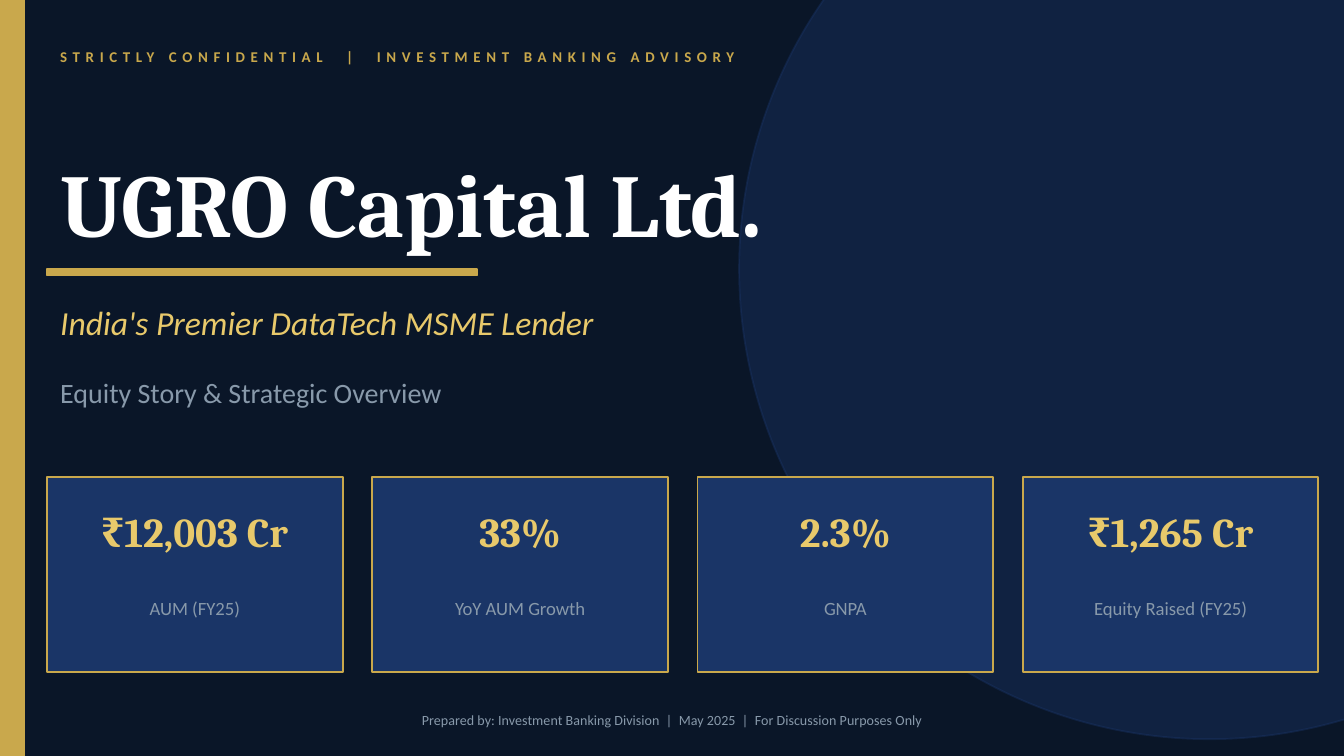
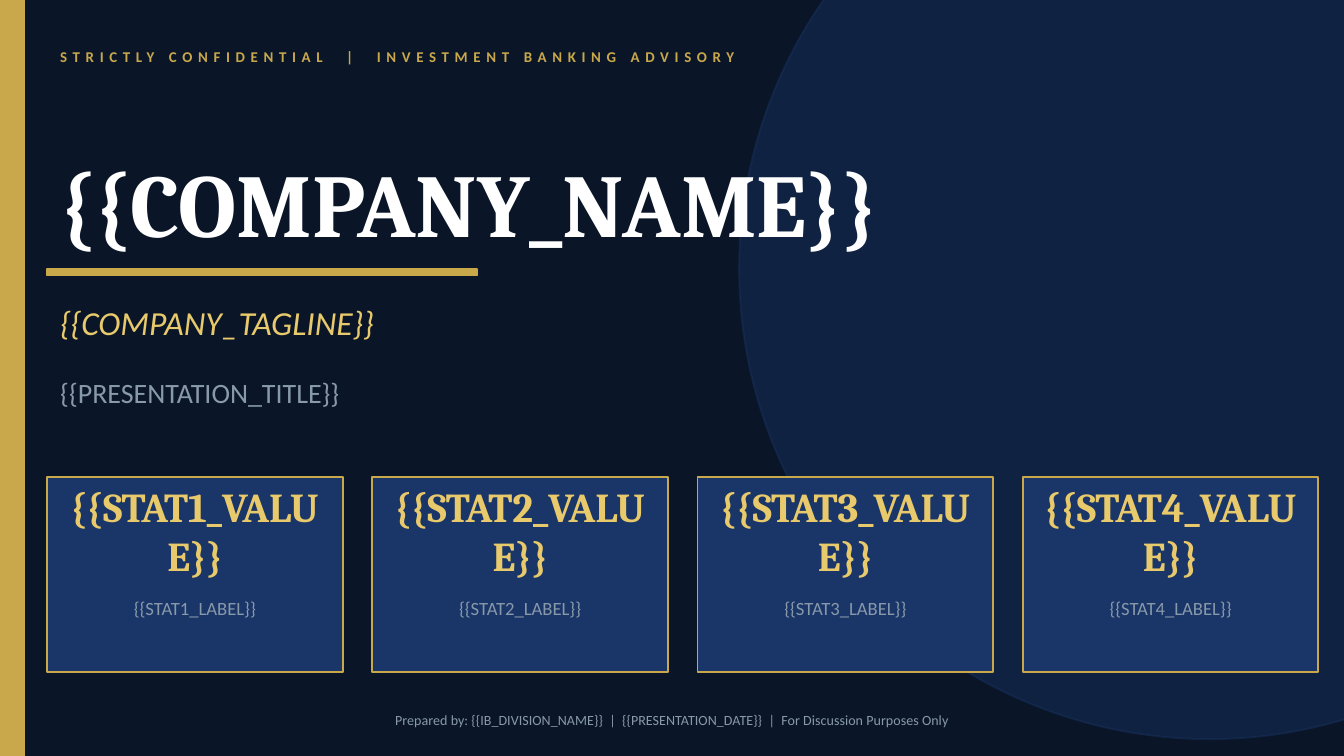
Before and after one commit to SundharBS/presentaiton-generator, a slide deck: slide 1 of template.pptx. Drawn at 1344x756 pixels with LibreOffice and Linux fonts; fonts in the diff are those of the drawing. Boxes give left, top, right and bottom in pixels: in the first picture for what was removed or moved away, otherwise in the second. Text is boxed around its words. In the diff, an @@ line names an element or a change of style, - is before the commit and + after.

Commit message:
Updated template-driven investment deck engine

```diff
--- a/template.pptx
+++ b/template.pptx
@@ text at (x1=60, y1=171, x2=877, y2=252): text changed @@
-UGRO Capital Ltd.
+{{COMPANY_NAME}}
@@ text at (x1=60, y1=310, x2=374, y2=340): text changed @@
-India's Premier DataTech MSME Lender
+{{COMPANY_TAGLINE}}
@@ text at (x1=60, y1=383, x2=339, y2=407): text changed @@
-Equity Story & Strategic Overview
+{{PRESENTATION_TITLE}}
@@ text at (x1=71, y1=492, x2=319, y2=529): text changed @@
-₹12,003 Cr
+{{STAT1_VALUE}}
@@ text at (x1=395, y1=492, x2=645, y2=529): text changed @@
-33%
+{{STAT2_VALUE}}
@@ text at (x1=720, y1=492, x2=970, y2=529): text changed @@
-2.3%
+{{STAT3_VALUE}}
@@ text at (x1=1045, y1=492, x2=1297, y2=529): text changed @@
-₹1,265 Cr
+{{STAT4_VALUE}}
@@ text at (x1=134, y1=601, x2=256, y2=618): text changed @@
-AUM (FY25)
+{{STAT1_LABEL}}
@@ text at (x1=459, y1=601, x2=581, y2=618): text changed @@
-YoY AUM Growth
+{{STAT2_LABEL}}
@@ text at (x1=784, y1=601, x2=906, y2=618): text changed @@
-GNPA
+{{STAT3_LABEL}}
@@ text at (x1=1110, y1=601, x2=1232, y2=618): text changed @@
-Equity Raised (FY25)
+{{STAT4_LABEL}}
@@ text at (x1=395, y1=715, x2=948, y2=727): text changed @@
-Prepared by: Investment Banking Division | May 2025 | For Discussion Purposes Only
+Prepared by: {{IB_DIVISION_NAME}} | {{PRESENTATION_DATE}} | For Discussion Purposes Only
```
Also in this commit, not shown: 4 other slides changed, 6 slides added, 6 slides removed, 2 other files.
